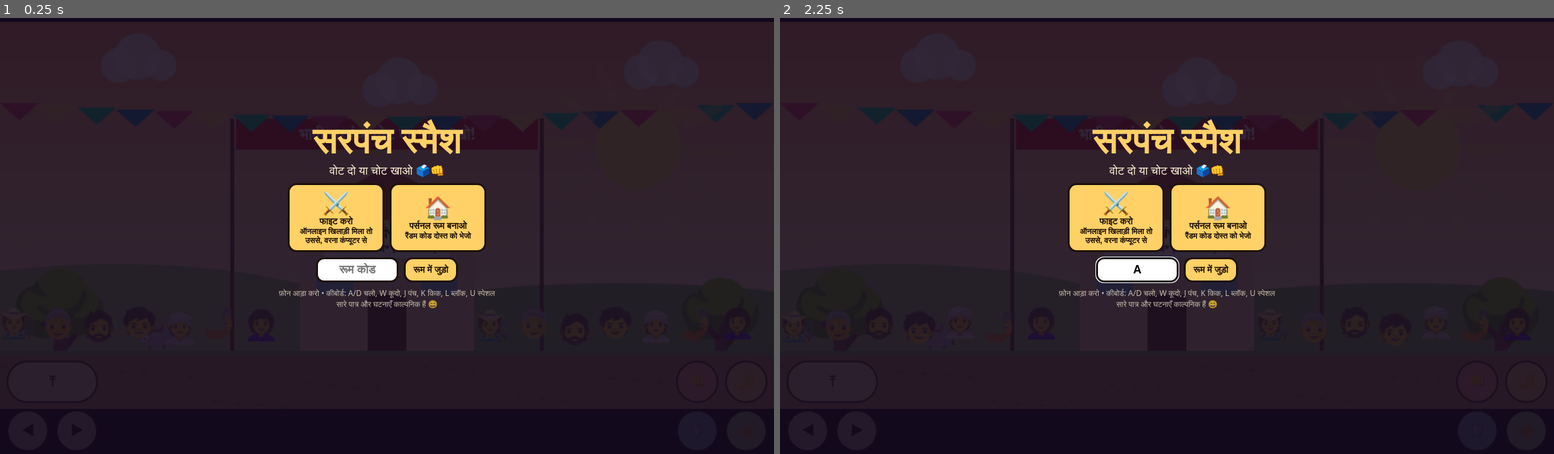
Above: before the commit, frames 1-2 (left to right).
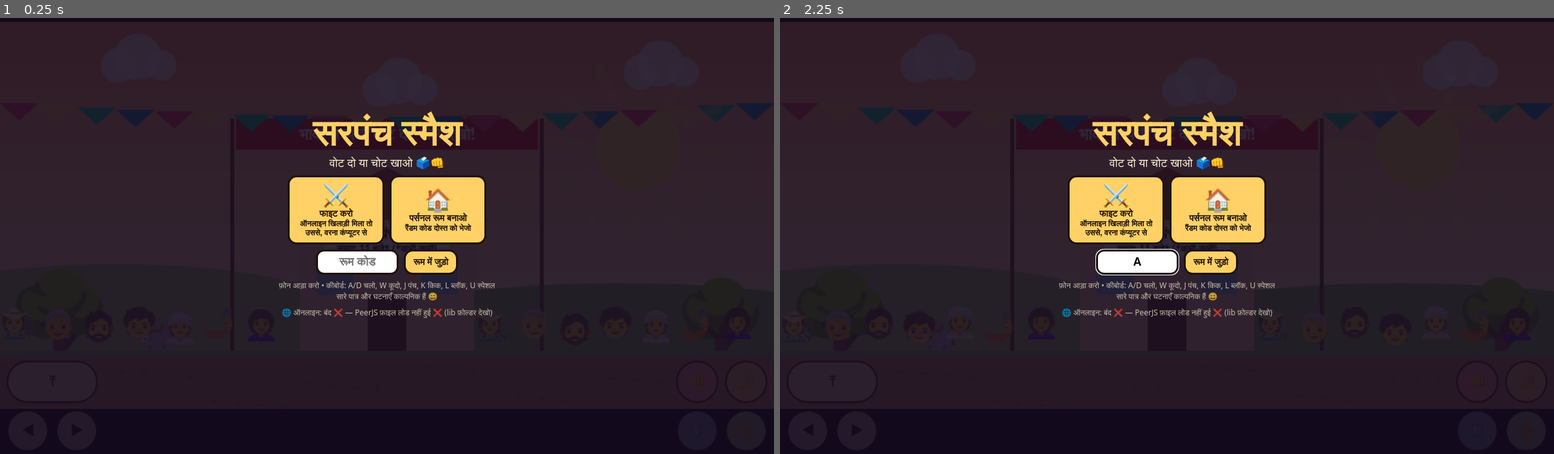
Above: after the commit, the same moments.

Repository: npurohit1998/Game
Game: browser game, page index.html
Same seed, same stepped clock (60 frames per second), same inputs: the game is played once before the commit and once after it.
Inputs (mouse positions are in pixels of both pictures, inside the frame that each line leads up to; where the layout moved, square brackets give the same spot in the first picture):
- Up to frame 1 (0.25 s): no input
- Up to frame 2 (2.25 s): hold D 1.03-1.53 s; tap Space at 1.1, 1.6, 2.1 s; hold S 1.58-1.85 s; hold A from 1.9 s (still down); click (1136, 262) [1136, 270] at 2.02 s; type "a" at 2.02 s; tap Enter at 2.05 s

The runs differ from the first frame. In frame 1, 4.6% of the frame differs, in the area x 36-64%, y 21-69%; in frame 2, 4.5%.

Commit message:
Update game.js

Diff:
--- a/game.js
+++ b/game.js
@@ -17,7 +17,7 @@
 function place(){const r=cv.getBoundingClientRect();lv.style.left=(r.left+r.width/2)+'px';lv.style.top=(r.top+r.height*.2)+'px';lv.hidden=ov.style.display=='flex'||!P}
 function wait(h,s,e2=''){G.s='menu';ov.style.display='flex';ov.innerHTML=`<h2>${h}</h2><p>${s}</p>${e2}<div class='row'><button class='bt' data-g='x'>रद्द करो</button></div>`}
 function bye(m){stopNet();G.s='menu';ov.style.display='flex';ov.innerHTML=`<h2 style='font-size:clamp(20px,5vw,32px)'>${m}</h2><div class='row'><button class='bt' data-g='f'>फिर से ढूँढो</button><button class='bt' data-g='m'>होम</button></div>`}
-function menu(){G.s='menu';ov.style.display='flex';ov.innerHTML=`<h1>सरपंच स्मैश</h1><p>वोट दो या चोट खाओ 🗳️👊</p><div class='cards'><button class='oc' data-g='f'><b>⚔️</b>फाइट करो<span>ऑनलाइन खिलाड़ी मिला तो उससे, वरना कंप्यूटर से</span></button><button class='oc' data-g='c'><b>🏠</b>पर्सनल रूम बनाओ<span>रैंडम कोड दोस्त को भेजो</span></button></div><div class='row'><input id='cd' maxlength='5' placeholder='रूम कोड' autocomplete='off'><button class='bt' data-g='j'>रूम में जुड़ो</button></div><p class='sm'>फ़ोन आड़ा करो • कीबोर्ड: A/D चलो, W कूदो, J पंच, K किक, L ब्लॉक, U स्पेशल<br>सारे पात्र और घटनाएँ काल्पनिक हैं 😄</p><button class='bt' data-g='i' id='ib'${DP?'':' hidden'}>📲 फ़ोन में इंस्टॉल करो</button>`}
+function menu(){G.s='menu';setTimeout(probe,0);ov.style.display='flex';ov.innerHTML=`<h1>सरपंच स्मैश</h1><p>वोट दो या चोट खाओ 🗳️👊</p><div class='cards'><button class='oc' data-g='f'><b>⚔️</b>फाइट करो<span>ऑनलाइन खिलाड़ी मिला तो उससे, वरना कंप्यूटर से</span></button><button class='oc' data-g='c'><b>🏠</b>पर्सनल रूम बनाओ<span>रैंडम कोड दोस्त को भेजो</span></button></div><div class='row'><input id='cd' maxlength='5' placeholder='रूम कोड' autocomplete='off'><button class='bt' data-g='j'>रूम में जुड़ो</button></div><p class='sm'>फ़ोन आड़ा करो • कीबोर्ड: A/D चलो, W कूदो, J पंच, K किक, L ब्लॉक, U स्पेशल<br>सारे पात्र और घटनाएँ काल्पनिक हैं 😄</p><p class='sm' id='st'>${stat()}</p><button class='bt' data-g='i' id='ib'${DP?'':' hidden'}>📲 फ़ोन में इंस्टॉल करो</button>`}
 function cpu(){stopNet();go(Math.random()*3|0);txt(400,270,'कोई ऑनलाइन खिलाड़ी नहीं मिला — कंप्यूटर से भिड़ंत 🤖',16)}
 /* ===== ऑनलाइन मल्टीप्लेयर: PeerJS (WebRTC) =====
    क्विक मैच: 4 "स्लॉट" आईडी (q0-q3). खाली स्लॉट पर इंतज़ार करो, भरे स्लॉट से जुड़ जाओ.
@@ -26,7 +26,12 @@
 const num=(v,a,b,z=0)=>{v=+v;return v>=a&&v<=b?v:z};
 const ST=['idle','atk','stun','ko'],KK=['','P','K','S','D'];
 function stopNet(){TKN++;clearTimeout(TMR);NETSIDE=0;NET=null;CONN=null;PEERS.forEach(p=>{try{p.destroy()}catch(e){}});PEERS=[]}
-function mkPeer(id){return new Promise((ok,no)=>{if(typeof Peer=='undefined')return no({type:'nolib'});const p=id?new Peer(id,PO):new Peer(PO);p.on('open',()=>ok(p));p.on('error',no);p.on('disconnected',()=>{try{p.reconnect()}catch(e){}})})}
+function mkPeer(id){return new Promise((ok,no)=>{if(typeof Peer=='undefined')return no({type:'nolib'});let p,d=0;const t=setTimeout(()=>{if(!d){d=1;try{p.destroy()}catch(e){}no({type:'timeout'})}},9000);
+p=id?new Peer(id,PO):new Peer(PO);p.on('open',()=>{if(!d){d=1;clearTimeout(t);ok(p)}});p.on('error',e=>{if(!d){d=1;clearTimeout(t);try{p.destroy()}catch(_){}no(e)}});p.on('disconnected',()=>{try{p.reconnect()}catch(e){}})})}
+const why=e=>{const t=e&&e.type||'unknown';return t=='nolib'?'PeerJS फ़ाइल लोड नहीं हुई ❌ (lib फ़ोल्डर देखो)':'सर्वर से कनेक्ट नहीं हो सका 😕 (कारण: '+t+')'};
+let ONL=null,PB=0;
+const stat=()=>!ONL||ONL==='…'?'🌐 ऑनलाइन: जाँच रहे हैं…':ONL.ok?'🌐 ऑनलाइन: चालू ✅':'🌐 ऑनलाइन: बंद ❌ — '+why(ONL.e);
+async function probe(){if(PB||(ONL&&ONL.ok))return;PB=1;ONL='…';const s=$('#st');if(s)s.textContent=stat();try{const p=await mkPeer();p.destroy();ONL={ok:1}}catch(e){ONL={ok:0,e}}PB=0;const t=$('#st');if(t)t.textContent=stat()}
 function dial(p,id){return new Promise(ok=>{let d=0;const c=p.connect(id,{serialization:'json'}),fin=r=>{if(d)return;d= …(198 unchanged characters)…
 function begin(s,oi){const B=OPP[oi];NETSIDE=s;P=mk(s?B:ME,s?-1:1);O=mk(s?ME:B,s?1:-1);G.rn=1;ov.style.display='none';rnd()}
 function link(c,side,my,mode){
@@ -57,14 +62,14 @@
 cpu()}
 async function create(){stopNet();const my=++TKN;wait('रूम बना रहे हैं…','');const A='ABCDEFGHJKLMNPQRSTUVWXYZ23456789';
 for(let t=0;t<5;t++){let c='';for(let i=0;i<5;i++)c+=A[Math.random()*A.length|0];let h;
-try{h=await mkPeer(PFX+'r'+c.toLowerCase())}catch(e){if(my!=TKN)return;if(e&&e.type=='unavailable-id')continue;return bye('सर्वर से कनेक्ट नहीं हो सका 😕')}
+try{h=await mkPeer(PFX+'r'+c.toLowerCase())}catch(e){if(my!=TKN)return;if(e&&e.type=='unavailable-id')continue;return bye(why(e))}
 if(my!=TKN){h.destroy();return}PEERS.push(h);
 h.on('connection',cn=>{if(CONN||my!=TKN){cn.close();return}cn.on('open',()=>{if(!CONN&&my==TKN)link(cn,0,my,1);else cn.close()})});
 return wait('तुम्हारा रूम कोड','दोस्त को भेजो, वो “रूम में जुड़ो” में डालेगा। उसके आते ही गेम शुरू!',`<h1 style='letter-spacing:6px'>${c}</h1>`)}
 bye('रूम नहीं बन सका, फिर कोशिश करो')}
 async function joinR(){const c=($('#cd').value||'').toLowerCase().replace(/[^a-z0-9]/g,'');if(c.length!=5){$('#cd').focus();return}
 stopNet();const my=++TKN;wait('रूम में जा रहे हैं…','कोड: '+c.toUpperCase());
-let me;try{me=await mkPeer()}catch(e){if(my==TKN)bye('सर्वर से कनेक्ट नहीं हो सका 😕');return}
+let me;try{me=await mkPeer()}catch(e){if(my==TKN)bye(why(e));return}
 if(my!=TKN){me.destroy();return}PEERS.push(me);
 const cn=await dial(me,PFX+'r'+c);if(my!=TKN)return;if(!cn)return bye('ऐसा कोई रूम नहीं मिला 😕');link(cn,1,my,1)}
 function over(){G.s='over';const w=P.w>=2;ov.style.display='flex';ov.innerHTML=`<h2>${w?'सरपंच बन गए! 🎉':'ज़मानत ज़ब्त! …(281 unchanged characters)…
